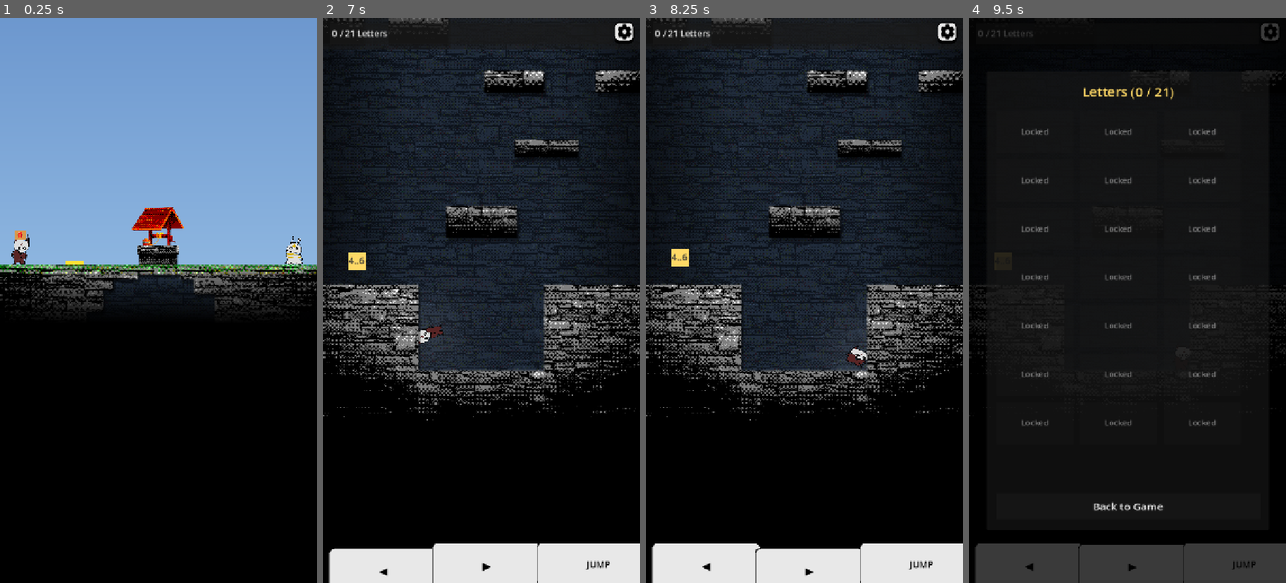
Above: before the commit, frames 1-4 (left to right).
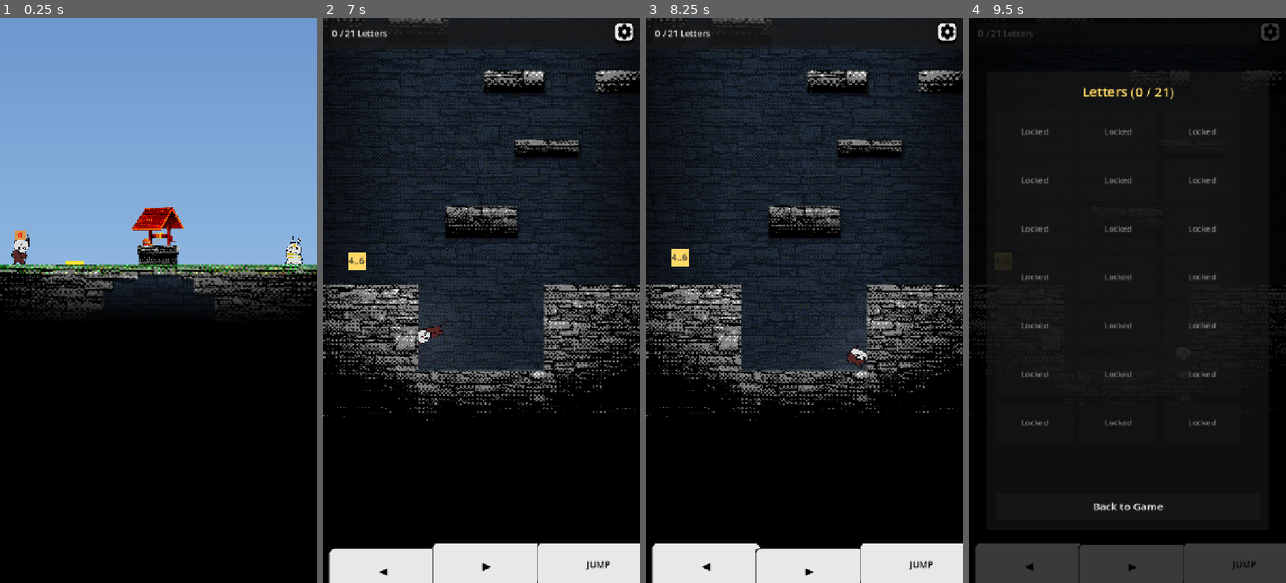
Above: after the commit, the same moments.

Repository: gimigkk/agustus-13
Game: Godot game, scene res://scenes/levels/test_level.tscn
Same seed, same stepped clock (60 frames per second), same inputs: the game is played once before the commit and once after it.
Inputs (mouse positions are in pixels of both pictures, inside the frame that each line leads up to):
- Up to frame 1 (0.25 s): no input
- Up to frame 2 (7 s): tap Enter at 0.5 s; move the mouse to (551, 272) at 0.52 s; hold Right (move_right) 0.53-2.03 s; tap Space (jump) at 0.77, 1.52, 3.02, 3.77, 4.52, 6.02, 6.77 s; move the mouse to (418, 328) at 1.27 s; move the mouse to (513, 176) at 2.02 s; hold Left (move_left) 2.03-2.78 s; move the mouse to (465, 413) at 2.77 s; hold Right (move_right) 2.78-4.28 s; move the mouse to (576, 385) at 3.52 s; move the mouse to (386, 215) at 4.27 s; hold Left (move_left) 4.28-5.03 s; move the mouse to (497, 300) at 5.02 s; hold Right (move_right) 5.03-5.78 s; move the mouse to (433, 159) at 5.77 s; hold Left (move_left) from 5.78 s (still down); move the mouse to (551, 272) at 6.52 s
- Up to frame 3 (8.25 s): move the mouse to (741, 328) at 7.27 s; release Left (move_left) at 7.28 s; hold Right (move_right) from 7.28 s (still down); tap Space (jump) at 7.52 s; move the mouse to (836, 176) at 8.02 s
- Up to frame 4 (9.5 s): release Right (move_right) at 8.75 s; click "0 / 21 Letters" at 8.75 s

The runs differ from the first frame. In frame 2, less than 0.1% of the frame differs, in the area x 30-31%, y 48-63%; in frame 3, less than 0.1%; in frame 4, less than 0.1%.

Commit message:
feat(shadow): add point-light radial outward shadow projection shader

Diff:
--- a/scenes/levels/test_level.tscn
+++ b/scenes/levels/test_level.tscn
@@ -91,7 +91,7 @@
 [node name="PlatformShadowLayer" type="Node2D" parent="."]
 z_index = 7
 material = SubResource("ShaderMaterial_shadow")
-position = Vector2(4, 14.415)
+position = Vector2(0, 6.415)
 script = ExtResource("22_cullscript")
 
 [node name="Plat0" type="Sprite2D" parent="PlatformShadowLayer"]
--- a/shaders/drop_shadow_blur.gdshader
+++ b/shaders/drop_shadow_blur.gdshader
@@ -1,25 +1,35 @@
 shader_type canvas_item;
 
 uniform float blur_amount : hint_range(0.0, 20.0) = 5.0;
-uniform float shadow_opacity : hint_range(0.0, 1.0) = 0.55;
+uniform float shadow_opacity : hint_range(0.0, 1.0) = 0.50;
+uniform float radial_outward : hint_range(0.0, 0.1) = 0.035; // Outward X displacement from center
+uniform float vertical_offset : hint_range(0.0, 30.0) = 10.0; // Downward Y displacement (px)
 
 void fragment() {
+	// Radial shadow offset: X offset expands outwards from center (UV.x = 0.5)
+	vec2 offset_uv = vec2(
+		(UV.x - 0.5) * radial_outward,
+		TEXTURE_PIXEL_SIZE.y * vertical_offset
+	);
+
+	vec2 target_uv = UV - offset_uv;
 	vec2 ps = TEXTURE_PIXEL_SIZE * blur_amount;
 
+	// 13-tap Gaussian Kernel Blur
 	float alpha = 0.0;
-	alpha += texture(TEXTURE, UV + vec2(-ps.x * 2.0, 0.0)).a * 0.05;
-	alpha += texture(TEXTURE, UV + vec2(-ps.x, -ps.y)).a * 0.10;
-	alpha += texture(TEXTURE, UV + vec2(0.0, -ps.y * 2.0)).a * 0.05;
-	alpha += texture(TEXTURE, UV + vec2(0.0, -ps.y)).a * 0.15;
-	alpha += texture(TEXTURE, UV + vec2(ps.x, -ps.y)).a * 0.10;
-	alpha += texture(TEXTURE, UV + vec2(ps.x * 2.0, 0.0)).a * 0.05;
+	alpha += texture(TEXTURE, target_uv + vec2(-ps.x * 2.0, 0.0)).a * 0.05;
+	alpha += texture(TEXTURE, target_uv + vec2(-ps.x, -ps.y)).a * 0.10;
+	alpha += texture(TEXTURE, target_uv + vec2(0.0, -ps.y * 2.0)).a * 0.05;
+	alpha += texture(TEXTURE, target_uv + vec2(0.0, -ps.y)).a * 0.15;
+	alpha += texture(TEXTURE, target_uv + vec2(ps.x, -ps.y)).a * 0.10;
+	alpha += texture(TEXTURE, target_uv + vec2(ps.x * 2.0, 0.0)).a * 0.05;
 
-	alpha += texture(TEXTURE, UV).a * 0.25;
+	alpha += texture(TEXTURE, target_uv).a * 0.25;
 
-	alpha += texture(TEXTURE, UV + vec2(-ps.x, ps.y)).a * 0.10;
-	alpha += texture(TEXTURE, UV + vec2(0.0, ps.y)).a * 0.15;
-	alpha += texture(TEXTURE, UV + vec2(0.0, ps.y * 2.0)).a * 0.05;
-	alpha += texture(TEXTURE, UV + vec2(ps.x, ps.y)).a * 0.10;
+	alpha += texture(TEXTURE, target_uv + vec2(-ps.x, ps.y)).a * 0.10;
+	alpha += texture(TEXTURE, target_uv + vec2(0.0, ps.y)).a * 0.15;
+	alpha += texture(TEXTURE, target_uv + vec2(0.0, ps.y * 2.0)).a * 0.05;
+	alpha += texture(TEXTURE, target_uv + vec2(ps.x, ps.y)).a * 0.10;
 
 	COLOR = vec4(0.0, 0.0, 0.0, alpha * shadow_opacity);
 }
